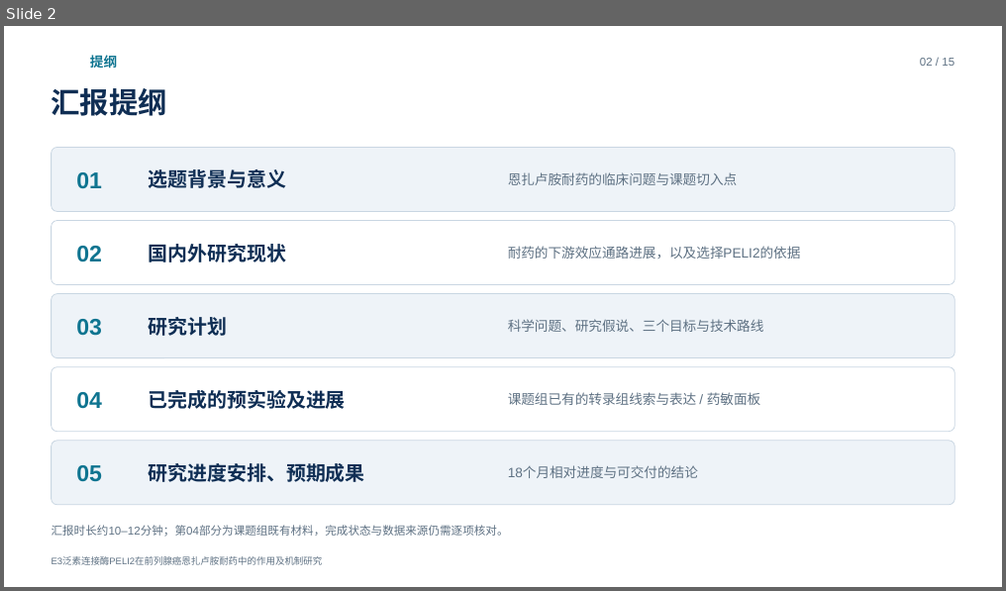
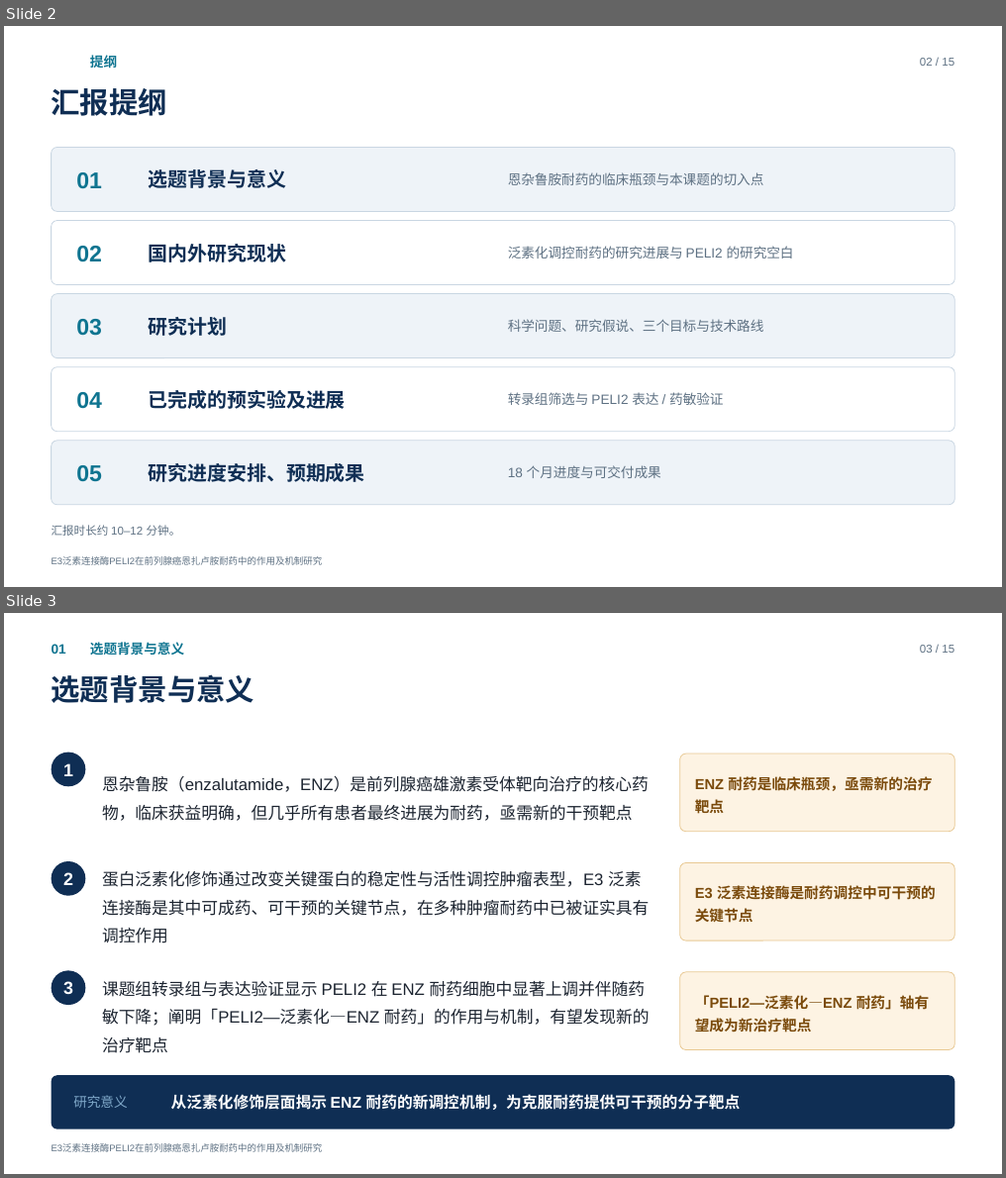
Before and after one commit to query11/test, a slide deck: PELI2开题/PELI2_开题报告.pptx. Shown one above the other, each under a label of ours: slide 2 before the commit, slides 2 and 3 after it. The pictures are 1006x591 and 1006x1178 pixels, drawn with LibreOffice and Linux fonts; fonts in the diff are those of the drawing. Boxes give left, top, right and bottom in pixels: in the first picture for what was removed or moved away, otherwise in the second. Text is boxed around its words. In the diff, an @@ line names an element or a change of style, - is before the commit and + after.

```diff
--- a/PELI2开题/PELI2_开题报告.pptx
+++ b/PELI2开题/PELI2_开题报告.pptx
@@ slide 3 added at [4, 613, 1002, 1174], background #FFFFFF; not listed: 1 template element that a slide beside it also shows @@
@@ text added at [90, 642, 184, 655], 13 pt, text #0E7490, bold @@
+选题背景与意义
@@ text added at [52, 644, 66, 654], 13 pt, text #0E7490, bold @@
+01
@@ text added at [920, 645, 954, 653], 11 pt, text #5E7183 @@
+03 / 15
@@ text added at [52, 674, 255, 703], 28 pt, text #0F2E54, bold @@
+选题背景与意义
@@ ellipse added at [52, 753, 85, 786], fill #0F2E54 @@
@@ rounded rectangle added at [680, 754, 954, 832], fill #FDF3E3, outline #E8C892 0.75 pt @@
@@ text added at [63, 763, 73, 776], 17 pt, text #FFFFFF, bold @@
+1
@@ text added at [102, 776, 648, 821], 16 pt, text #1C2430 @@
+恩杂鲁胺（enzalutamide，ENZ）是前列腺癌雄激素受体靶向治疗的核心药物，临床获益明确，但几乎所有患者最终进展为耐药，亟需新的干预靶点
@@ text added at [695, 776, 932, 813], 14 pt, text #7A4A0B, bold @@
+ENZ 耐药是临床瓶颈，亟需新的治疗靶点
@@ ellipse added at [52, 861, 85, 896], fill #0F2E54 @@
@@ text added at [63, 872, 73, 885], 17 pt, text #FFFFFF, bold @@
+2
@@ text added at [102, 871, 648, 944], 16 pt, text #1C2430 @@
+蛋白泛素化修饰通过改变关键蛋白的稳定性与活性调控肿瘤表型，E3 泛素连接酶是其中可成药、可干预的关键节点，在多种肿瘤耐药中已被证实具有调控作用
@@ rounded rectangle added at [680, 863, 954, 941], fill #FDF3E3, outline #E8C892 0.75 pt @@
@@ text added at [695, 885, 936, 923], 14 pt, text #7A4A0B, bold @@
+E3 泛素连接酶是耐药调控中可干预的关键节点
@@ ellipse added at [52, 970, 85, 1005], fill #0F2E54 @@
@@ text added at [63, 981, 73, 994], 17 pt, text #FFFFFF, bold @@
+3
@@ text added at [102, 981, 649, 1054], 16 pt, text #1C2430 @@
+课题组转录组与表达验证显示 PELI2 在 ENZ 耐药细胞中显著上调并伴随药敏下降；阐明「PELI2—泛素化—ENZ 耐药」的作用与机制，有望发现新的治疗靶点
@@ rounded rectangle added at [680, 972, 954, 1051], fill #FDF3E3, outline #E8C892 0.75 pt @@
@@ text added at [695, 995, 930, 1033], 14 pt, text #7A4A0B, bold @@
+「PELI2—泛素化—ENZ 耐药」轴有望成为新治疗靶点
@@ rounded rectangle added at [52, 1075, 954, 1130], fill #0F2E54 @@
@@ text added at [73, 1095, 127, 1108], 13 pt, text #7FA8C9 @@
+研究意义
@@ text added at [171, 1094, 741, 1110], 15 pt, text #FFFFFF, bold @@
+从泛素化修饰层面揭示 ENZ 耐药的新调控机制，为克服耐药提供可干预的分子靶点
@@ slide 2 changed as well @@
@@ text at [508, 173, 764, 185]: text changed @@
-恩扎卢胺耐药的临床问题与课题切入点
+恩杂鲁胺耐药的临床瓶颈与本课题的切入点
@@ text at [508, 246, 794, 259]: text changed @@
-耐药的下游效应通路进展，以及选择PELI2的依据
+泛素化调控耐药的研究进展与 PELI2 的研究空白
@@ text at [508, 392, 723, 405]: text changed @@
-课题组已有的转录组线索与表达 / 药敏面板
+转录组筛选与 PELI2 表达 / 药敏验证
@@ text at [508, 466, 661, 478]: text changed @@
-18个月相对进度与可交付的结论
+18 个月进度与可交付成果
@@ text at [52, 525, 181, 536]: text changed @@
-汇报时长约10–12分钟；第04部分为课题组既有材料，完成状态与数据来源仍需逐项核对。
+汇报时长约 10–12 分钟。
```
Also in this commit, not shown: 7 other slides changed, 6 other slides added, 7 slides removed, 2 other files.
